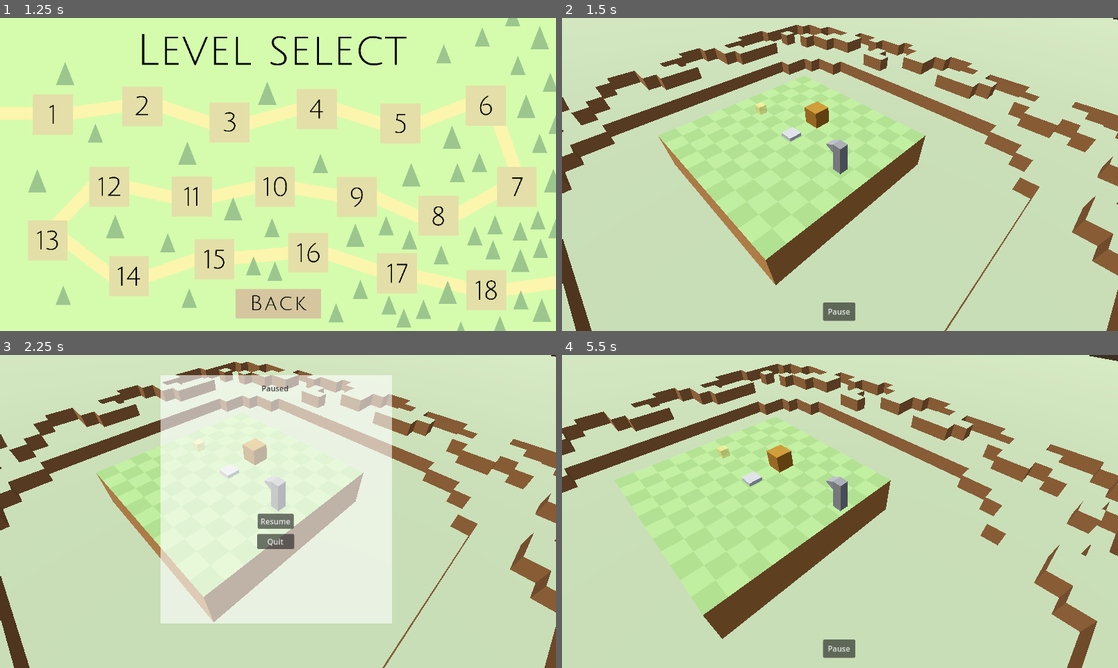
Above: before the commit, frames 1-4 (two rows, left to right).
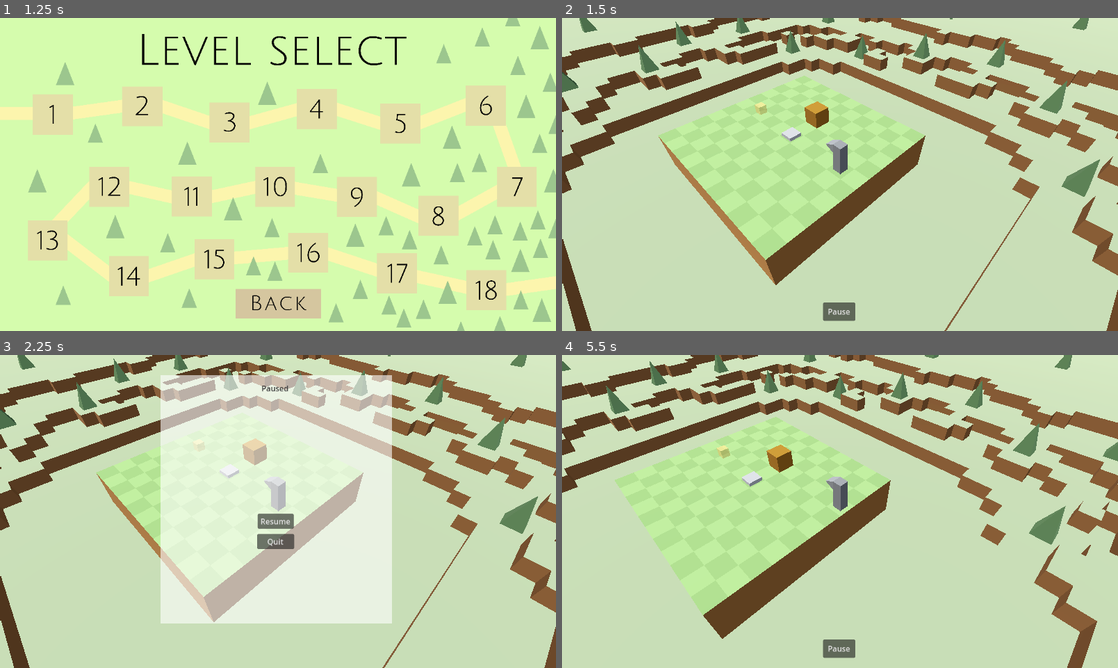
Above: after the commit, the same moments.

Repository: Jnight1104/Iso-Journey
Game: Godot game, scene res://Scenes/Main_menu.tscn
Same seed, same stepped clock (60 frames per second), same inputs: the game is played once before the commit and once after it. The project has no main scene, so this scene is started directly.
Inputs (mouse positions are in pixels of both pictures, inside the frame that each line leads up to):
- Up to frame 1 (1.25 s): click (278, 224) at 0.5 s
- Up to frame 2 (1.5 s): click (617, 115) at 1.25 s
- Up to frame 3 (2.25 s): click "Pause" at 2 s
- Up to frame 4 (5.5 s): click "Resume" at 2.75 s; tap Enter at 3.5 s; move the mouse to (962, 495) at 3.52 s; hold Right (ui_right) 3.53-4.28 s; tap Space at 4.25 s; move the mouse to (728, 527) at 4.27 s; hold Down (ui_down) 4.28-5.03 s; move the mouse to (895, 442) at 5.02 s; hold Right (ui_right) from 5.03 s (still down)

Frame 1 is identical in both runs. In frame 2, 4.6% of the frame differs, in the area x 0-100%, y 0-58%; in frame 3, 4.6%; in frame 4, 4.9%, in the area x 0-100%, y 0-61%.

Commit message:
Implementing game art

Diff:
--- a/Scenes/Level_1.tscn
+++ b/Scenes/Level_1.tscn
@@ -1,14 +1,15 @@
-[gd_scene load_steps=15 format=3 uid="uid://d4kc2ojewuget"]
+[gd_scene load_steps=16 format=3 uid="uid://d4kc2ojewuget"]
 
 [ext_resource type="PackedScene" uid="uid://pkgm4m42dt3k" path="res://Scenes/Player.tscn" id="1_e747c"]
 [ext_resource type="Script" path="res://Scripts/camera.gd" id="1_g2l8i"]
 [ext_resource type="PackedScene" uid="uid://blphuthoj2i7d" path="res://Assets/Level1_platform.fbx" id="1_wm18a"]
-[ext_resource type="PackedScene" uid="uid://bsoovim1hs0pk" path="res://Assets/Level1_platform_bg.fbx" id="2_0gxo0"]
 [ext_resource type="PackedScene" uid="uid://c2crxba3owhbe" path="res://Scenes/Box.tscn" id="2_onu2b"]
 [ext_resource type="PackedScene" uid="uid://3rbwyri5ri08" path="res://Scenes/Pause_menu.tscn" id="3_1rvrs"]
 [ext_resource type="PackedScene" uid="uid://cfyksnkf74v44" path="res://Scenes/Win_collectible.tscn" id="3_adoy0"]
 [ext_resource type="PackedScene" uid="uid://llop56s2vxno" path="res://Scenes/Pressure_plate.tscn" id="4_g432u"]
 [ext_resource type="PackedScene" uid="uid://wuqxfpxeqv0c" path="res://Scenes/Win_screen.tscn" id="6_72dg4"]
+[ext_resource type="PackedScene" uid="uid://bhaxtc6dmm8p0" path="res://Assets/Level_platform1,1_bg.fbx" id="9_21gtr"]
+[ext_resource type="PackedScene" uid="uid://0whcjhngwk3l" path="res://Assets/Tree.fbx" id="10_kksci"]
 
 [sub_resource type="ProceduralSkyMaterial" id="ProceduralSkyMaterial_l8oyi"]
 sky_horizon_color = Color(0.64625, 0.65575, 0.67075, 1)
@@ -37,7 +38,7 @@
 [node name="Level1_platform" parent="." instance=ExtResource("1_wm18a")]
 transform = Transform3D(0.917, 0, 0, 0, 0.917, 0, 0, 0, 0.917, 4, -0.417, 0)
 
-[node name="Level1_platform_bg" parent="." instance=ExtResource("2_0gxo0")]
+[node name="Level1_platform_bg" parent="." instance=ExtResource("9_21gtr")]
 transform = Transform3D(1, 0, 0, 0, 1, 0, 0, 0, 1, 4, 1, 0)
 
 [node name="Floor" type="StaticBody3D" parent="."]
@@ -94,3 +95,153 @@
 
 [node name="Area3D" parent="." instance=ExtResource("4_g432u")]
 transform = Transform3D(1, 0, 0, 0, 1, 0, 0, 0, 1, 4, 0.5, 0)
+
+[node name="Tree" parent="." instance=ExtResource("10_kksci")]
+transform = Transform3D(1, 0, 0, 0, 1, 0, 0, 0, 1, 4, -0.8, -14)
+
+[node name="Tree2" parent="." instance=ExtResource("10_kksci")]
+transform = Transform3D(1, 0, 0, 0, 1, 0, 0, 0, 1, 11, 0.2, -18)
+
+[node name="Tree4" parent="." instance=ExtResource("10_kksci")]
+transform = Transform3D(1, 0, 0, 0, 1, 0, 0, 0, 1, -7, 0.2, -19)
+
+[node name="Tree5" parent="." instance=ExtResource("10_kksci")]
+transform = Transform3D(1, 0, 0, 0, 1, 0, 0, 0, 1, -5, -0.8, -12)
+
+[node name="Tree6" parent="." instance=ExtResource("10_kksci")]
+transform = Transform3D(1, 0, 0, 0, 1, 0, 0, 0, 1, 15, -0.8, -11)
+
+[node name="Tree7" parent="." instance=ExtResource("10_kksci")]
+transform = Transform3D(1, 0, 0, 0, 1, 0, 0, 0, 1, 22, 0.2, -17)
+
+[node name="Tree8" parent="." instance=ExtResource("10_kksci")]
+transform = Transform3D(1, 0, 0, 0, 1, 0, 0, 0, 1, 20, 0.2, -2.49958)
+
+[node name="Tree9" parent="." instance=ExtResource("10_kksci")]
+transform = Transform3D(1, 0, 0, 0, 1, 0, 0, 0, 1, 24, 0.2, 2)
+
+[node name="Tree10" parent="." instance=ExtResource("10_kksci")]
+transform = Transform3D(1, 0, 0, 0, 1, 0, 0, 0, 1, 23, 0.2, 8)
+
+[node name="Tree11" parent="." instance=ExtResource("10_kksci")]
+transform = Transform3D(1, 0, 0, 0, 1, 0, 0, 0, 1, 17, -0.8, 10)
+
+[node name="Tree12" parent="." instance=ExtResource("10_kksci")]
+transform = Transform3D(1, 0, 0, 0, 1, 0, 0, 0, 1, 19, 0.2, 17)
+
+[node name="Tree13" parent="." instance=ExtResource("10_kksci")]
+transform = Transform3D(1, 0, 0, 0, 1, 0, 0, 0, 1, 11, -0.8, 14)
+
+[node name="Tree14" parent="." instance=ExtResource("10_kksci")]
+transform = Transform3D(1, 0, 0, 0, 1, 0, 0, 0, 1, 5.52879, 0.2, 16)
+
+[node name="Tree15" parent="." instance=ExtResource("10_kksci")]
+transform = Transform3D(1, 0, 0, 0, 1, 0, 0, 0, 1, 0, 0.2, 19)
+
+[node name="Tree16" parent="." instance=ExtResource("10_kksci")]
+transform = Transform3D(1, 0, 0, 0, 1, 0, 0, 0, 1, -5.62828, 0.2, 14.589)
+
+[node name="Tree17" parent="." instance=ExtResource("10_kksci")]
+transform = Transform3D(1, 0, 0, 0, 1, 0, 0, 0, 1, -10, 0.2, 18)
+
+[node name="Tree18" parent="." instance=ExtResource("10_kksci")]
+transform = Transform3D(1, 0, 0, 0, 1, 0, 0, 0, 1, -14, 0.2, 13)
+
+[node name="Tree19" parent="." instance=ExtResource("10_kksci")]
+transform = Transform3D(1, 0, 0, 0, 1, 0, 0, 0, 1, -9, -0.8, 9)
+
+[node name="Tree20" parent="." instance=ExtResource("10_kksci")]
+transform = Transform3D(1, 0, 0, 0, 1, 0, 0, 0, 1, -16, 0.2, 3)
+
+[node name="Tree21" parent="." instance=ExtResource("10_kksci")]
+transform = Transform3D(1, 0, 0, 0, 1, 0, 0, 0, 1, -11, -0.8, -2)
+
+[node name="Tree22" parent="." instance=ExtResource("10_kksci")]
+transform = Transform3D(1, 0, 0, 0, 1, 0, 0, 0, 1, -13, 0.2, -9)
+
+[node name="Tree23" parent="." instance=ExtResource("10_kksci")]
+transform = Transform3D(1, 0, 0, 0, 1, 0, 0, 0, 1, -15, 0.2, -14)
+
+[node name="Tree24" parent="." instance=ExtResource("10_kksci")]
+transform = Transform3D(1, 0, 0, 0, 1, 0, 0, 0, 1, 21, 0.2, -8)
+
+[node name="Tree25" parent="." instance=ExtResource("10_kksci")]
+transform = Transform3D(1, 0, 0, 0, 1, 0, 0, 0, 1, 21, 0.2, -8)
+
+[node name="Tree26" parent="." instance=ExtResource("10_kksci")]
+transform = Transform3D(1, 0, 0, 0, 1, 0, 0, 0, 1, 31, 1.2, -4)
+
+[node name="Tree28" parent="." instance=ExtResource("10_kksci")]
+transform = Transform3D(1, 0, 0, 0, 1, 0, 0, 0, 1, 40, 1.2, 4)
+
+[node name="Tree29" parent="." instance=ExtResource("10_kksci")]
+transform = Transform3D(1, 0, 0, 0, 1, 0, 0, 0, 1, 26, 1.2, 20)
+
+[node name="Tree30" parent="." instance=ExtResource("10_kksci")]
+transform = Transform3D(1, 0, 0, 0, 1, 0, 0, 0, 1, 35, 1.2, 15)
+
+[node name="Tree31" parent="." instance=ExtResource("10_kksci")]
+transform = Transform3D(1, 0, 0, 0, 1, 0, 0, 0, 1, 20, 1.2, 29)
+
+[node name="Tree32" parent="." instance=ExtResource("10_kksci")]
+transform = Transform3D(1, 0, 0, 0, 1, 0, 0, 0, 1, 33, 1.2, 28)
+
+[node name="Tree33" parent="." instance=ExtResource("10_kksci")]
+transform = Transform3D(1, 0, 0, 0, 1, 0, 0, 0, 1, 8, 1.2, 25)
+
+[node name="Tree34" parent="." instance=ExtResource("10_kksci")]
+transform = Transform3D(1, 0, 0, 0, 1, 0, 0, 0, 1, -3, 1.2, 31)
+
+[node name="Tree35" parent="." instance=ExtResource("10_kksci")]
+transform = Transform3D(1, 0, 0, 0, 1, 0, 0, 0, 1, 11, 1.2, 36)
+
+[node name="Tree36" parent="." instance=ExtResource("10_kksci")]
+transform = Transform3D(1, 0, 0, 0, 1, 0, 0, 0, 1, -14, 1.2, 26)
+
+[node name="Tree37" parent="." instance=ExtResource("10_kksci")]
+transform = Transform3D(1, 0, 0, 0, 1, 0, 0, 0, 1, -23, 1.2, 13)
+
+[node name="Tree38" parent="." instance=ExtResource("10_kksci")]
+transform = Transform3D(1, 0, 0, 0, 1, 0, 0, 0, 1, -25, 1.2, 22)
+
+[node name="Tree39" parent="." instance=ExtResource("10_kksci")]
+transform = Transform3D(1, 0, 0, 0, 1, 0, 0, 0, 1, -26, 1.2, 1)
+
+[node name="Tree40" parent="." instance=ExtResource("10_kksci")]
+transform = Transform3D(1, 0, 0, 0, 1, 0, 0, 0, 1, -34, 1.2, 9)
+
+[node name="Tree41" parent="." instance=ExtResource("10_kksci")]
+transform = Transform3D(1, 0, 0, 0, 1, 0, 0, 0, 1, -21, 1.2, -11)
+
+[node name="Tree42" parent="." instance=ExtResource("10_kksci")]
+transform = Transform3D(1, 0, 0, 0, 1, 0, 0, 0, 1, -32, 1.2, -9)
+
+[node name="Tree43" parent="." instance=ExtResource("10_kksci")]
+transform = Transform3D(1, 0, 0, 0, 1, 0, 0, 0, 1, -26, 1.2, -22)
+
+[node name="Tree44" parent="." instance=ExtResource("10_kksci")]
+transform = Transform3D(1, 0, 0, 0, 1, 0, 0, 0, 1, -14, 1.2, -23)
+
+[node name="Tree45" parent="." instance=ExtResource("10_kksci")]
+transform = Transform3D(1, 0, 0, 0, 1, 0, 0, 0, 1, -21, 1.2, -34)
+
+[node name="Tree46" parent="." instance=ExtResource("10_kksci")]
+transform = Transform3D(1, 0, 0, 0, 1, 0, 0, 0, 1, -5, 1.2, -32)
+
+[node name="Tree47" parent="." instance=ExtResource("10_kksci")]
+transform = Transform3D(1, 0, 0, 0, 1, 0, 0, 0, 1, 7, 1.2, -26)
+
+[node name="Tree48" parent="." instance=ExtResource("10_kksci")]
+transform = Transform3D(1, 0, 0, 0, 1, 0, 0, 0, 1, 9, 1.2, -37)
+
+[node name="Tree49" parent="." instance=ExtResource("10_kksci")]
+transform = Transform3D(1, 0, 0, 0, 1, 0, 0, 0, 1, 21, 1.2, -30)
+
+[node name="Tree50" parent="." instance=ExtResource("10_kksci")]
+transform = Transform3D(1, 0, 0, 0, 1, 0, 0, 0, 1, 31, 1.2, -19)
+
+[node name="Tree51" parent="." instance=ExtResource("10_kksci")]
+transform = Transform3D(1, 0, 0, 0, 1, 0, 0, 0, 1, 41, 1.2, -12)
+
+[node name="Tree52" parent="." instance=ExtResource("10_kksci")]
+transform = Transform3D(1, 0, 0, 0, 1, 0, 0, 0, 1, 32, 1.2, -31)
Binary file added: Assets/Level_platform1,1_bg.fbx
Not shown, added: Assets/Level_platform1,1_bg.fbx.import
